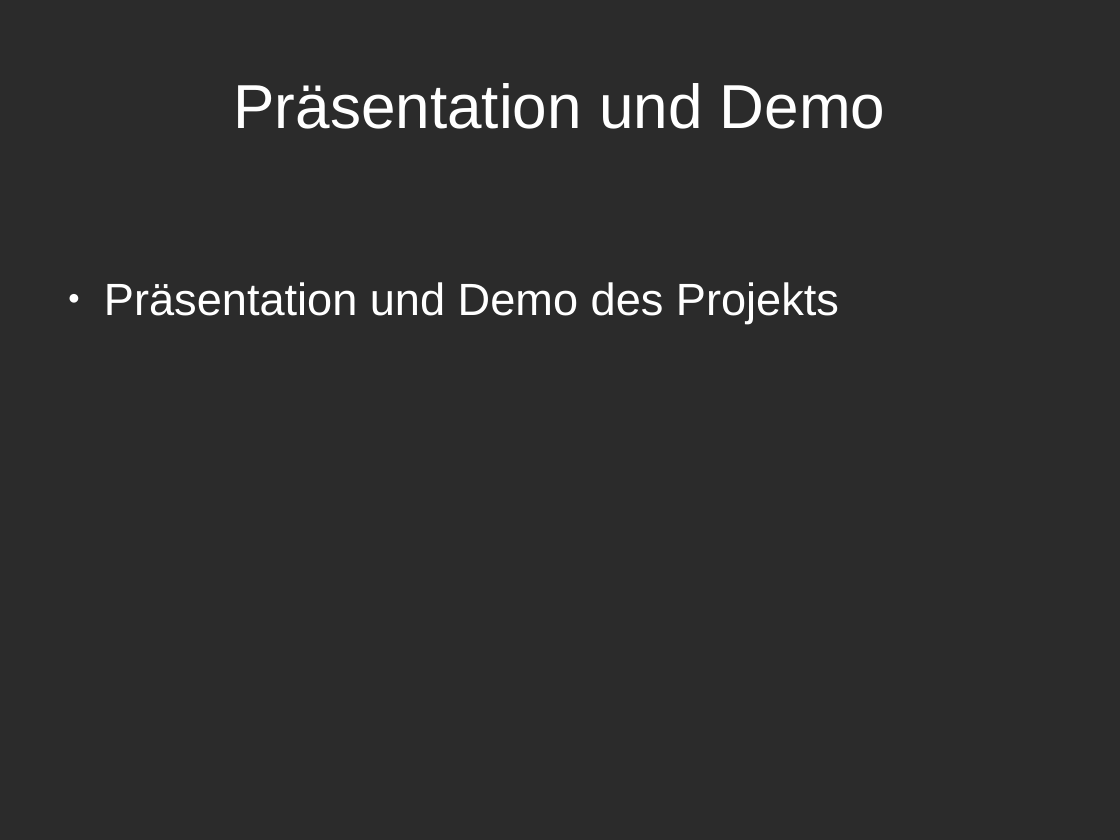
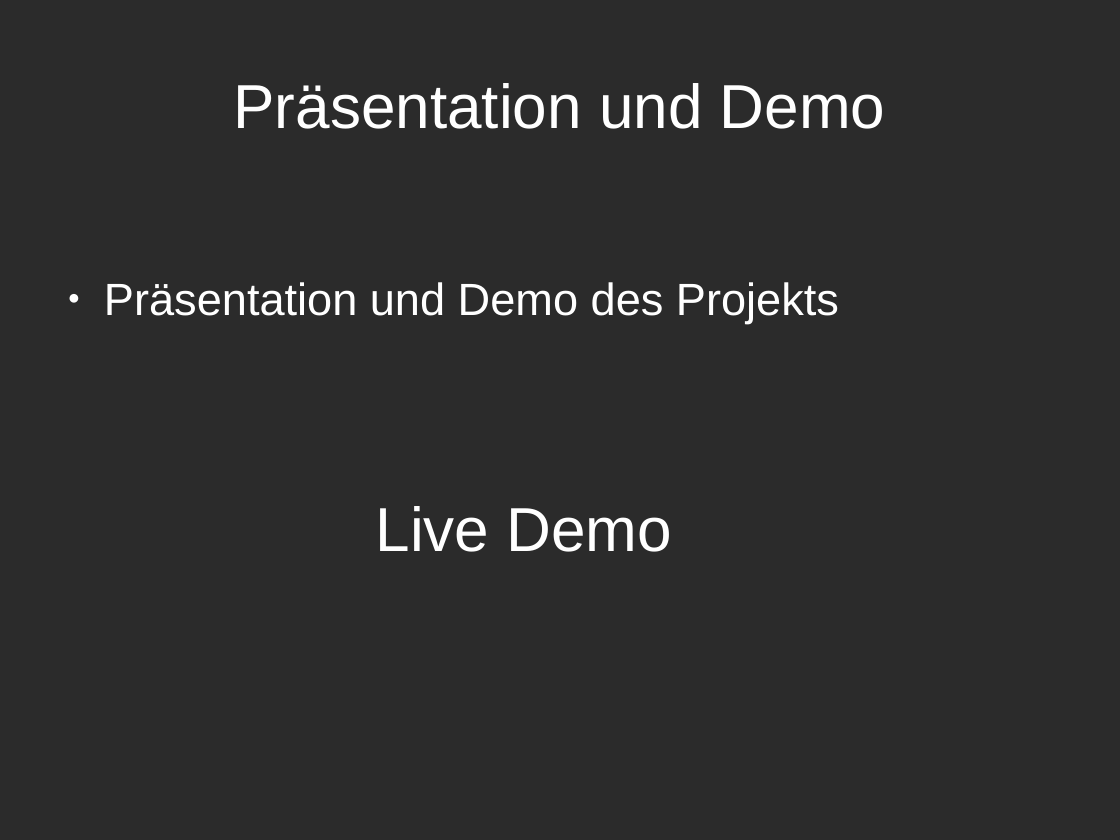
Before and after one commit to mksaf/EX-GSO-SE1, a slide deck: slide 7 of presentation.odp. Drawn at 1120x840 pixels with LibreOffice and Linux fonts; fonts in the diff are those of the drawing; background and template pictures are left out; a plain dark background stands for a picture behind light text. Boxes give left, top, right and bottom in pixels: in the first picture for what was removed or moved away, otherwise in the second. Text is boxed around its words. In the diff, an @@ line names an element or a change of style, - is before the commit and + after.

```diff
--- a/presentation.odp
+++ b/presentation.odp
@@ text at <box>376,506,673,552</box>: paragraph added @@
+  Live Demo
```
Also in this commit, not shown: 3 other slides changed, 1 other file.
